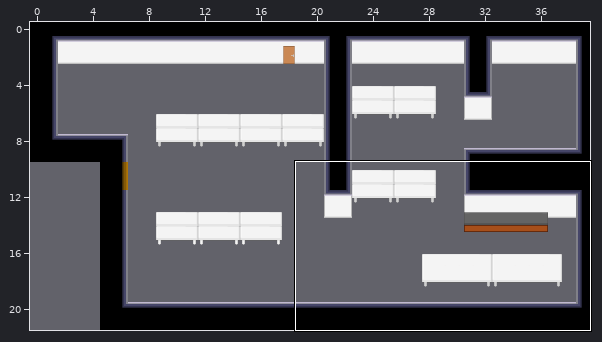
A Tiled map gets an edit: src/assets/tilemaps/office.tmx. Above, an overview of the earlier version with the close-up marked.
Close-up. The starting point:
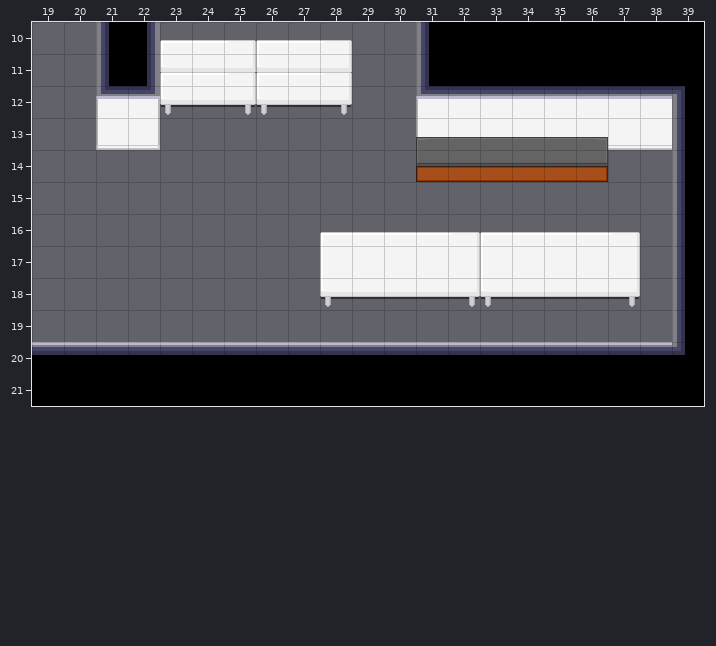
Cells are 32x32 px. Shown: x 19..39, y 10..21. The commit also changed other parts of the map, which this record leaves out. Tiles whose own drawing changed are shown in their newer look in all pictures.
After the commit:
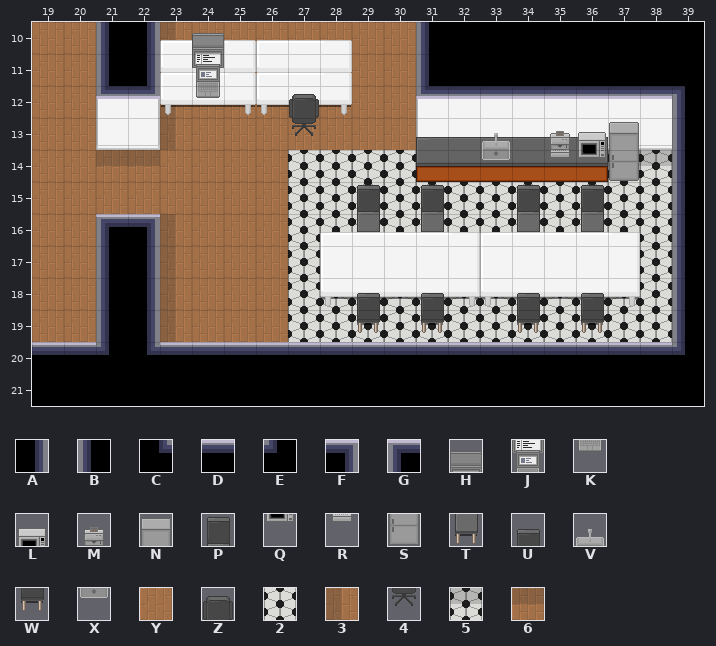
Key: from "room": A 26, B 29, C 59, D 60, E 62, F 64, G 65, H 130, J 141, K 152, L 168, M 169, N 172, P 174, Q 179, R 180, S 183, T 185, U 196, V 205, W 207, X 216, Y 221, Z 228, 2 232, 3 233, 4 239, 5 243, 6 244.
_ is an empty cell, . an unchanged one.
Tiles of an added or newly shown layer are drawn over the layers below it.
The edit:
--- layer "ground"
@@ x 19..38 @@
-10 __..________........
-11 __..._....__........
-12 __..________........
-13 __..________........
-14 ____________......__
-15 ____________________
-16 __..________________
-17 _________.........._
-18 ____________________
-19 ____________________
-20 ..__................
+10 YY..3YYYYYYY........
+11 YY...Y....YY........
+12 YY..3YYYYYYY........
+13 YY..3YYYYYYY........
+14 YY66YYYY2222......55
+15 YYYYYYYY222222222222
+16 YY..3YYY222222222222
+17 YYBA3YYY2..........2
+18 YYBA3YYY222222222222
+19 YYBA3YYY222222222222
+20 ..EC................
--- layer "objects"
@@ x 27..37 @@
-13 _........._
-14 .........._
+13 4.........N
+14 ..........S
@@ x 29..36 @@
-16 _._.._._
+16 T.T..T.T
@@ x 29..36 @@
-19 _._.._._
+19 W.W..W.W
--- layer "objectsOver" (added)
@@ x 24..36 @@
-12 _............
-13 ........._.__
-14 ........._.__
+12 K............
+13 .........V.ML
+14 .........X.RQ
--- layer "middleGround"
@@ x 27..27 @@
-12 _
+12 Z
@@ x 29..36 @@
-15 _._.._._
+15 P.P..P.P
@@ x 29..36 @@
-18 _._.._._
+18 U.U..U.U
--- layer "foreground"
@@ x 24..24 @@
-10 _
-11 _
+10 H
+11 J
@@ x 21..22 @@
-16 __
+16 GF
@@ x 21..22 @@
-20 DD
+20 __
